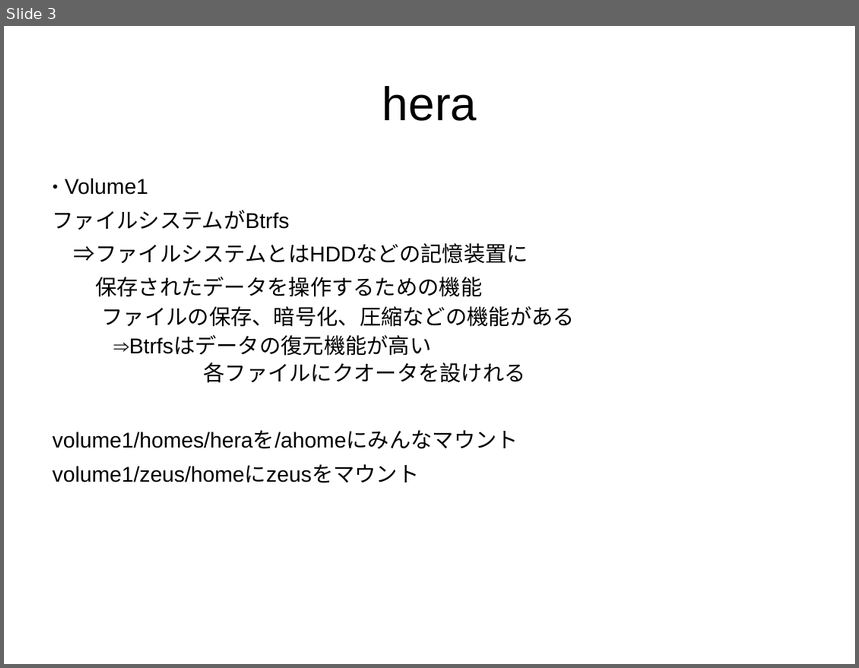
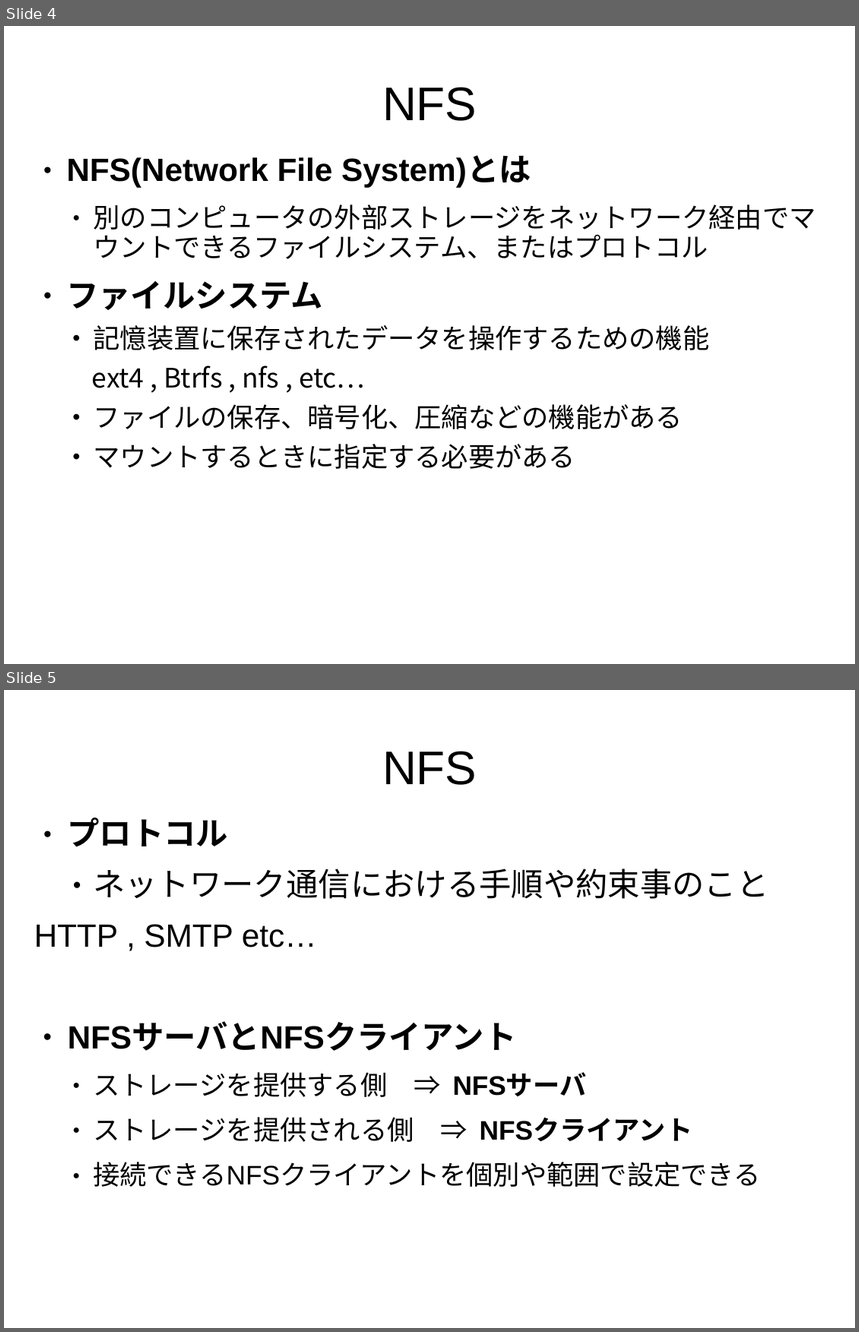
Before and after one commit to naoki709mm/BCL_presentation, a slide deck: okuya.ppt. Shown one above the other, each under a label of ours: slide 3 before the commit, slides 4 and 5 after it. The pictures are 859x668 and 859x1332 pixels, drawn with LibreOffice and Linux fonts; fonts in the diff are those of the drawing. Boxes give left, top, right and bottom in pixels: in the first picture for what was removed or moved away, otherwise in the second. Text is boxed around its words. In the diff, an @@ line names an element or a change of style, - is before the commit and + after.

```diff
--- a/okuya.ppt
+++ b/okuya.ppt
@@ slide 5 added at bbox=[4, 690, 855, 1328], background #FFFFFF @@
@@ title added at bbox=[382, 751, 477, 785], 44 pt, text #000000 @@
+NFS
@@ subtitle added at bbox=[34, 818, 769, 1187], 25 pt, text #000000 @@
+● プロトコル
+  ● ネットワーク通信における手順や約束事のこと
+        HTTP , SMTP etc…
+• NFSサーバとNFSクライアント
+  ● ストレージを提供する側 ⇒ NFSサーバ
+  ● ストレージを提供される側 ⇒ NFSクライアント
+  ● 接続できるNFSクライアントを個別や範囲で設定できる
@@ what was slide 3 is now slide 4 @@
@@ slide 4 changed as well @@
@@ title at bbox=[382, 87, 477, 121]: text changed @@
-hera
+NFS
@@ subtitle "NFS(Network File System)とは": place and size @@
-subtitle "NFS(Network File System)とは" at bbox=[53, 178, 575, 484]
+subtitle "NFS(Network File System)とは" at bbox=[66, 155, 816, 469]
@@ subtitle at bbox=[66, 155, 816, 389]: text changed; size 20 to 25 pt; font Noto Sans CJK JP to Arial @@
-● Volume1
-ファイルシステムがBtrfs
-⇒ファイルシステムとはHDDなどの記憶装置に
-保存されたデータを操作するための機能
+● NFS(Network File System)とは
+  ● 別のコンピュータの外部ストレージをネットワーク経由でマウントできるファイルシステム、またはプロトコル
+● ファイルシステム
+  • 記憶装置に保存されたデータを操作するための機能
+      ext4 , Btrfs , nfs , etc…
@@ subtitle at bbox=[94, 404, 683, 430]: size 20 to 25 pt in "ファイルの保存、暗号化、圧縮などの機能がある"; bullet none to •; list level 3 to 2 in "ファイルの保存、暗号化、圧縮などの機能がある" @@
@@ subtitle at bbox=[94, 444, 576, 469]: text changed; size 20 to 25 pt; font Arial to Noto Sans CJK JP @@
-    ⇒Btrfsはデータの復元機能が高い
-      各ファイルにクオータを設けれる
-volume1/homes/heraを/ahomeにみんなマウント
-volume1/zeus/homeにzeusをマウント
+  • マウントするときに指定する必要がある
```
Also in this commit, not shown: 3 other slides changed, 8 other slides added, 1 slide removed.
